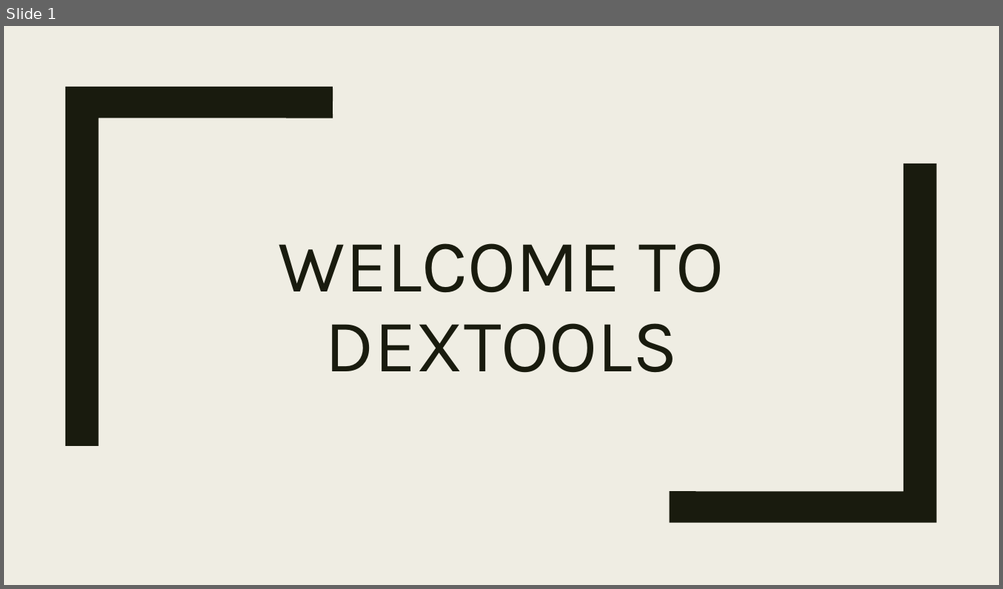
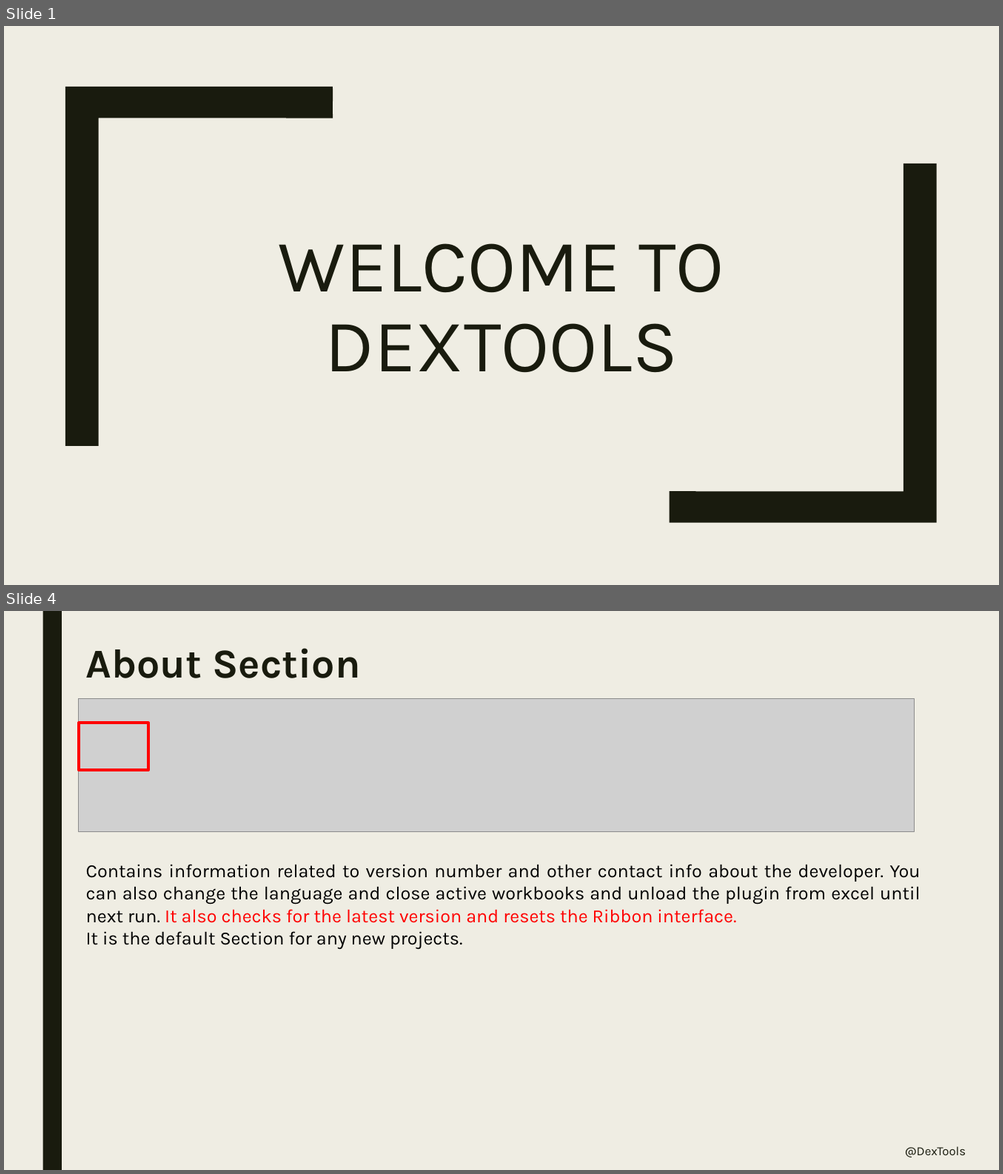
Before and after one commit to dexterial/Dextools, a slide deck: Main/Guide.pptx. Shown one above the other, each under a label of ours: slide 1 before the commit, slides 1 and 4 after it; the slides between them are not shown. The pictures are 1003x589 and 1003x1174 pixels, drawn with LibreOffice and Linux fonts; fonts in the diff are those of the drawing; grey boxes stand for pictures. Boxes give left, top, right and bottom in pixels: in the first picture for what was removed or moved away, otherwise in the second. Text is boxed around its words. In the diff, an @@ line names an element or a change of style, - is before the commit and + after.

Commit message:
added new project wizard, buggy still and create new container

```diff
--- a/Main/Guide.pptx
+++ b/Main/Guide.pptx
@@ slide 4 added at [4, 611, 999, 1170], background #EFEDE3 @@
@@ rectangle added at [42, 611, 62, 1170], fill #191B0E @@
@@ title added at [86, 648, 361, 678], 39.6 pt, text #191B0E, bold @@
+About Section
@@ picture added at [79, 699, 914, 832] @@
@@ rectangle added at [79, 723, 149, 770], outline #FF0000 2.75 pt @@
@@ text added at [86, 864, 920, 949], 18 pt, text #000000 @@
+Contains information related to version number and other contact info about the developer. You can also change the language and close active workbooks and unload the plugin from excel until next run. It also checks for the latest version and resets the Ribbon interface.
+It is the default Section for any new projects.
@@ text added at [905, 1147, 965, 1158], 12 pt, text #191B0E @@
+@DexTools
```
Also in this commit, not shown: 2 slides changed, 2 other slides added, 1 other file.
